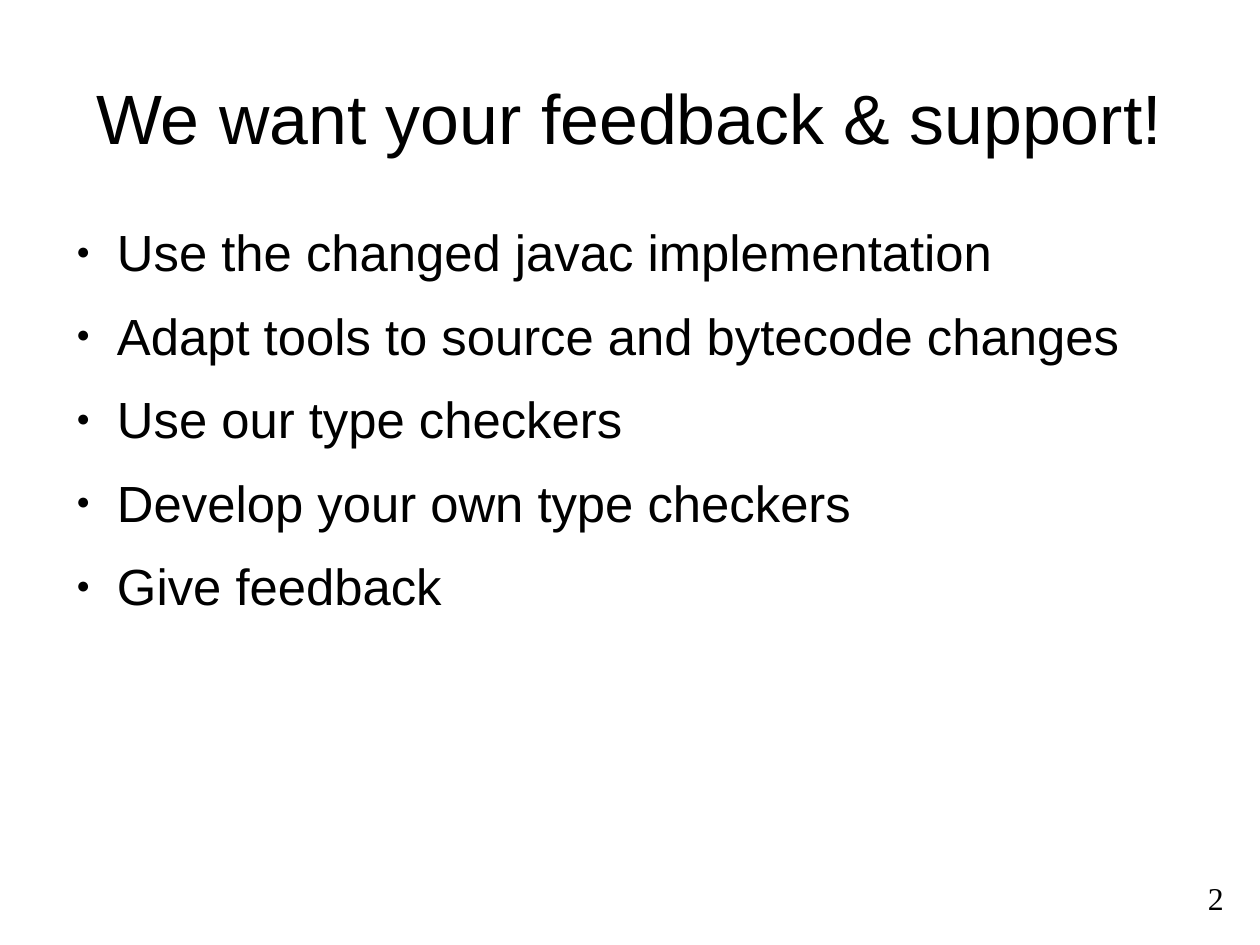
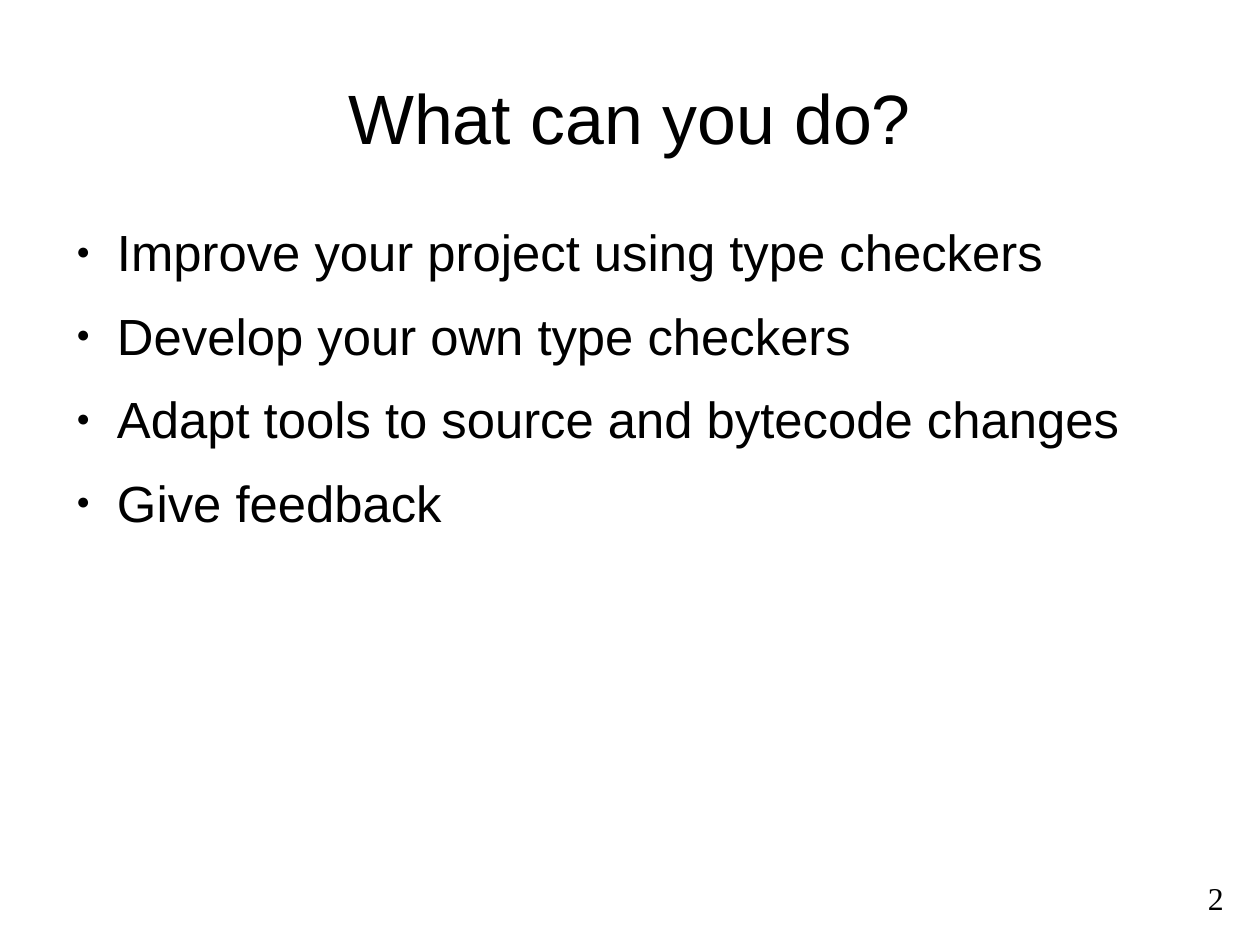
Before and after one commit to reprogrammer/checker-framework, a slide deck: slide 2 of demos/2011-OSBridge/concl.odp. Drawn at 1260x945 pixels with LibreOffice and Linux fonts; fonts in the diff are those of the drawing. Boxes give left, top, right and bottom in pixels: in the first picture for what was removed or moved away, otherwise in the second. Text is boxed around its words. In the diff, an @@ line names an element or a change of style, - is before the commit and + after.

```diff
--- a/demos/2011-OSBridge/concl.odp
+++ b/demos/2011-OSBridge/concl.odp
@@ title at [348, 93, 910, 157]: text changed @@
-We want your feedback & support!
+What can you do?
@@ text at [117, 234, 1042, 365]: text changed @@
-● Use the changed javac implementation
+● Improve your project using type checkers
+● Develop your own type checkers
@@ text at [117, 401, 851, 532]: paragraphs removed @@
-● Use our type checkers
-● Develop your own type checkers
```
Also in this commit, not shown: 1 other slide changed, 2 other files.
